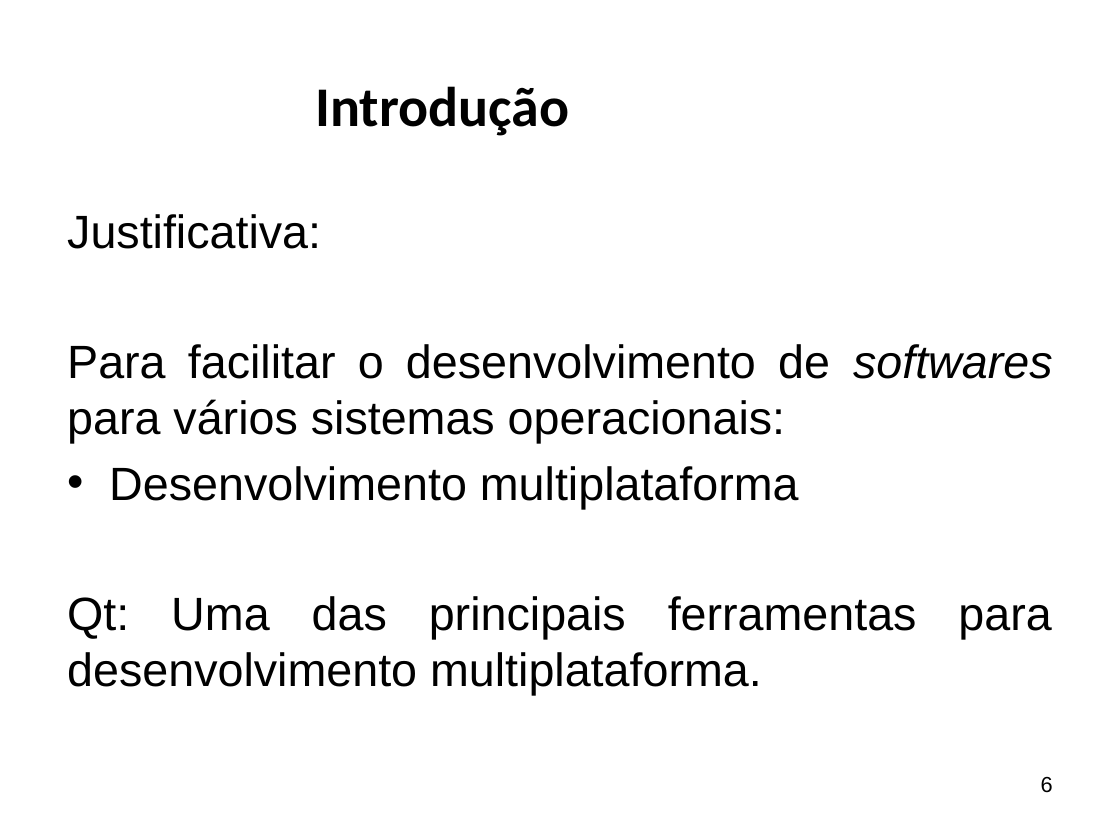
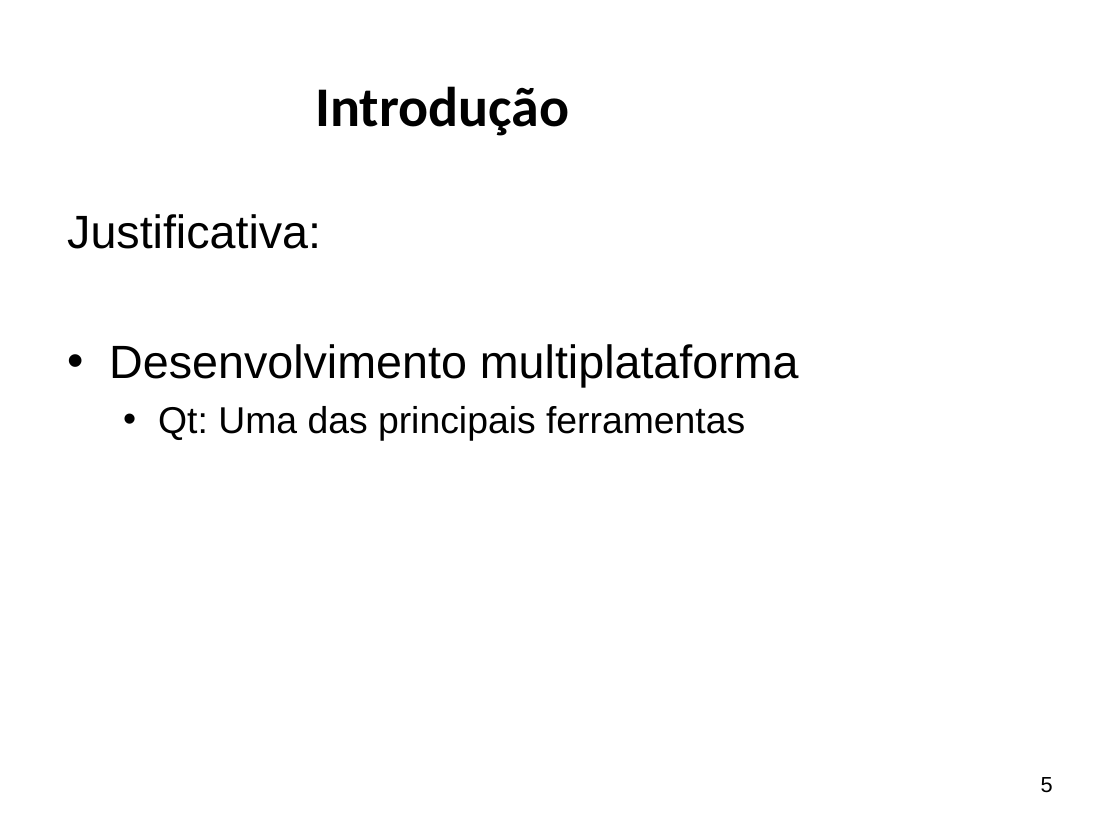
Before and after one commit to ricardopetrere/TCC_FTT, a slide deck: slide 5 of documentos/Apresentação Banca.pptx (slide 6 before the commit). Drawn at 1120x840 pixels with LibreOffice and Linux fonts; fonts in the diff are those of the drawing; background and template pictures are left out. Boxes give left, top, right and bottom in pixels: in the first picture for what was removed or moved away, otherwise in the second. Text is boxed around its words. In the diff, an @@ line names an element or a change of style, - is before the commit and + after.

```diff
--- a/documentos/Apresentação Banca.pptx
+++ b/documentos/Apresentação Banca.pptx
@@ text at bbox=[67, 344, 1053, 444]: paragraph removed @@
-Para facilitar o desenvolvimento de softwares para vários sistemas operacionais:
@@ text at bbox=[158, 406, 745, 440]: text changed; size 30 to 24 pt @@
-Qt: Uma das principais ferramentas para desenvolvimento multiplataforma.
+  • Qt: Uma das principais ferramentas
@@ page number at bbox=[1041, 777, 1053, 793]: text changed @@
-6
+5
```
Also in this commit, not shown: 6 other slides changed, 9 slides added, 3 slides removed.
